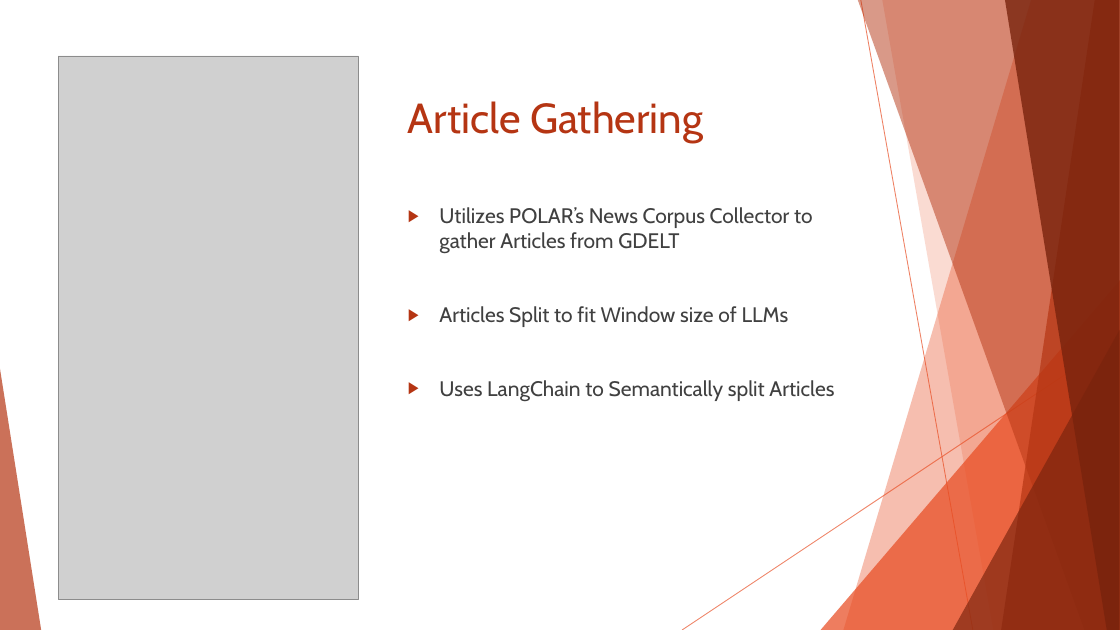
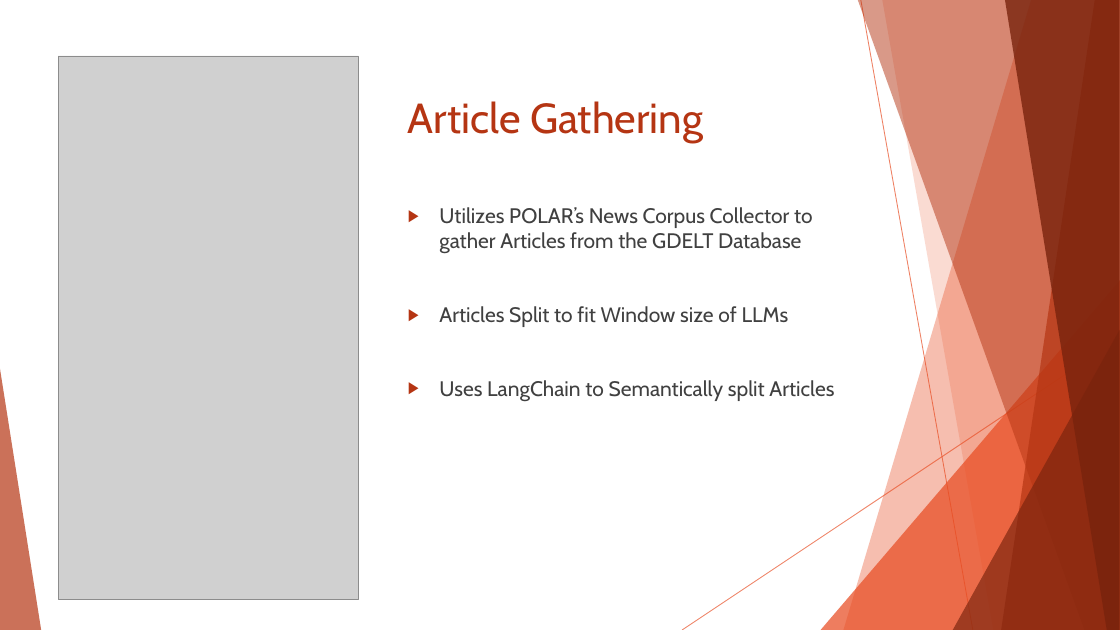
Before and after one commit to amodes01/ADE, a slide deck: slide 14 of Documentation/Thesis_Defend.PPTX (slide 12 before the commit). Drawn at 1120x630 pixels with LibreOffice and Linux fonts; fonts in the diff are those of the drawing; grey boxes stand for pictures. Boxes give left, top, right and bottom in pixels: in the first picture for what was removed or moved away, otherwise in the second. Text is boxed around its words. In the diff, an @@ line names an element or a change of style, - is before the commit and + after.

```diff
--- a/Documentation/Thesis_Defend.PPTX
+++ b/Documentation/Thesis_Defend.PPTX
@@ text at [439, 207, 813, 254]: text changed @@
-▶ Utilizes POLAR’s News Corpus Collector to gather Articles from GDELT
+▶ Utilizes POLAR’s News Corpus Collector to gather Articles from the GDELT Database
```
Also in this commit, not shown: 14 other slides changed, 10 slides added, 7 slides removed, 3 other files.
